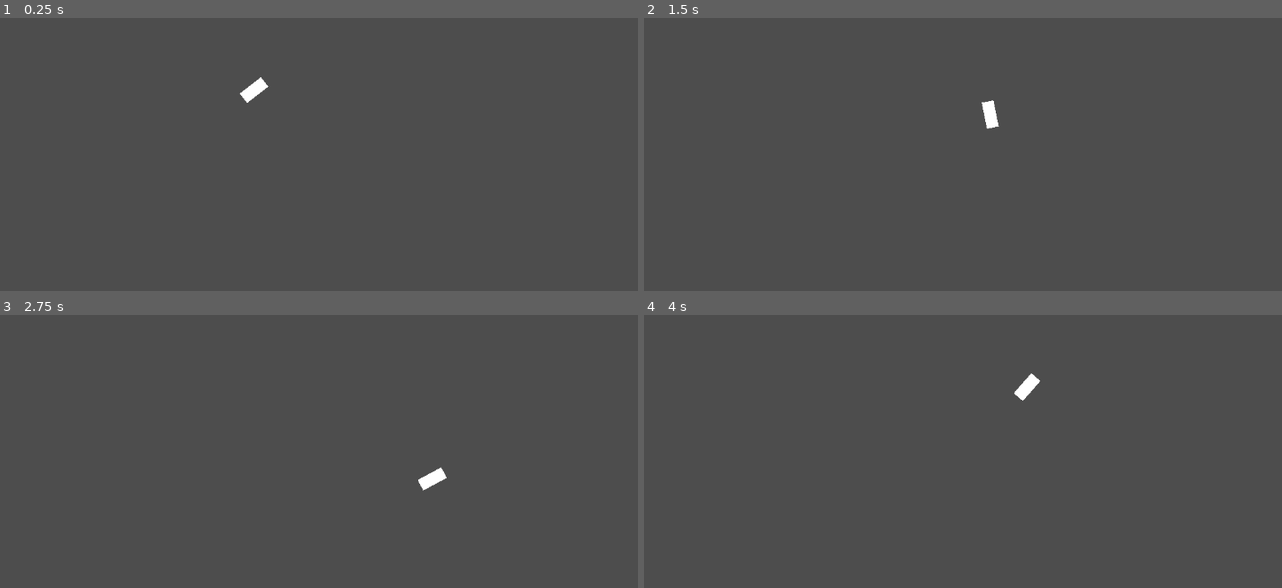
Above: before the commit, frames 1-4 (two rows, left to right).
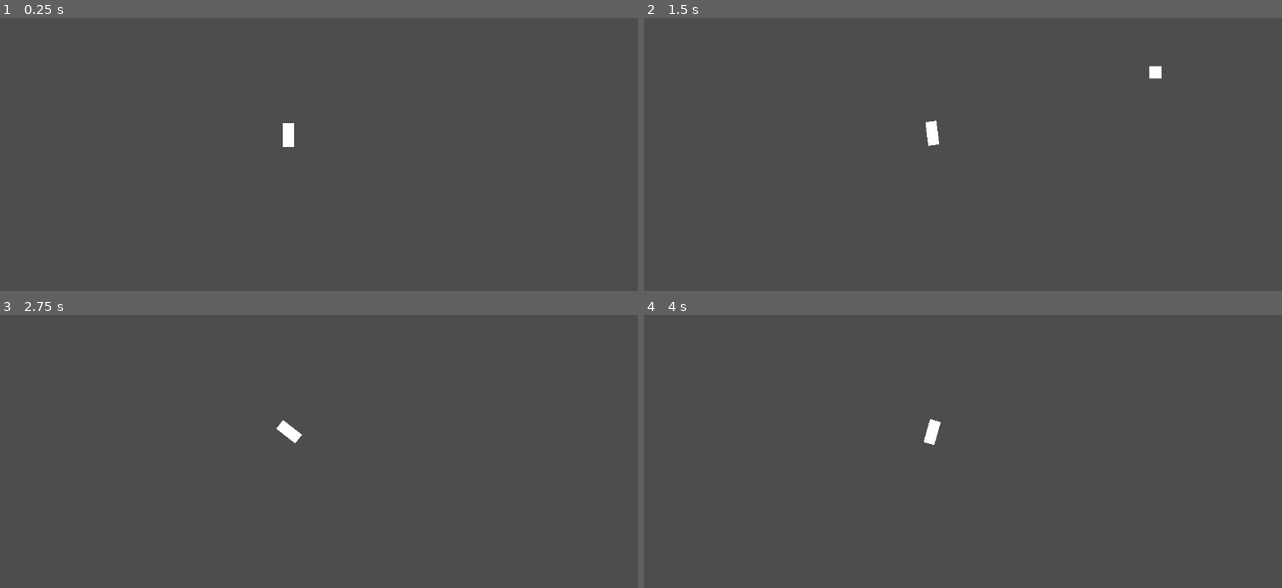
Above: after the commit, the same moments.

Repository: Jeremy-1011/Error-v2
Game: Godot game, scene res://scenes/level.tscn
The game is run twice, just before and just after one commit, with the same random seed, the same clock (stepped at 60 frames per second) and the same inputs.
Inputs (mouse positions are in pixels of both pictures, inside the frame that each line leads up to):
- Up to frame 1 (0.25 s): no input
- Up to frame 2 (1.5 s): tap Enter at 0.5 s; move the mouse to (1090, 113) at 0.52 s; hold D (move_right) 0.53-1.28 s; click (1090, 113) at 0.67 s; move the mouse to (790, 154) at 1.27 s; hold S (move_down) from 1.28 s (still down)
- Up to frame 3 (2.75 s): move the mouse to (357, 345) at 2.02 s; release S (move_down) at 2.03 s; hold D (move_right) from 2.03 s (still down)
- Up to frame 4 (4 s): move the mouse to (899, 511) at 2.77 s; release D (move_right) at 2.78 s; hold W (move_up) 2.78-3.53 s; click (899, 511) at 2.92 s; move the mouse to (1148, 489) at 3.52 s; hold A (move_left) from 3.53 s (still down)

The runs differ from the first frame. In frame 1, 0.4% of the frame differs, in the area x 37-47%, y 21-48%; in frame 2, 0.4%, in the area x 44-82%, y 17-47%; in frame 3, 0.4%; in frame 4, 0.4%.

Commit message:
Add Kenney desert shooter asset pack
Add Kenney Desert Shooter Pack v1.0 assets under error-v-2/Assets. Includes PNG art (enemies, interface tiles, tilemaps, packed textures, tilesheet), Unity .import metadata files, and the License.txt. These assets populate the project's tile and sprite resources for levels and UI.

Diff:
--- a/error-v-2/scenes/level.tscn
+++ b/error-v-2/scenes/level.tscn
@@ -1,9 +1,13 @@
 [gd_scene format=3 uid="uid://cse5smdctctxq"]
 
 [ext_resource type="PackedScene" uid="uid://b6jph5liskxup" path="res://scenes/player.tscn" id="1_2q6dc"]
+[ext_resource type="PackedScene" uid="uid://dsdmd3ufp8bq0" path="res://scenes/bullet.tscn" id="2_w7c3h"]
 
 [node name="Level" type="Node2D" unique_id=653769797]
 
 [node name="Player" parent="." unique_id=598167287 instance=ExtResource("1_2q6dc")]
 position = Vector2(520, 252)
 scale = Vector2(3, 3)
+bullet_scene = ExtResource("2_w7c3h")
+
+[node name="Camera2D" type="Camera2D" parent="Player" unique_id=691949515]
--- a/error-v-2/scenes/player.tscn
+++ b/error-v-2/scenes/player.tscn
@@ -2,19 +2,19 @@
 
 [ext_resource type="Script" uid="uid://bv8jr4qa5hcoc" path="res://scripts/player.gd" id="1_3vyb7"]
 
-[sub_resource type="CanvasTexture" id="CanvasTexture_u8vuu"]
-
 [sub_resource type="RectangleShape2D" id="RectangleShape2D_3vyb7"]
 size = Vector2(7, 15.277779)
+
+[sub_resource type="CanvasTexture" id="CanvasTexture_3vyb7"]
 
 [node name="Player" type="CharacterBody2D" unique_id=598167287]
 script = ExtResource("1_3vyb7")
 
-[node name="Sprite2D" type="Sprite2D" parent="." unique_id=1054023008]
-scale = Vector2(6.5, 14.5)
-texture = SubResource("CanvasTexture_u8vuu")
-
 [node name="CollisionShape2D" type="CollisionShape2D" parent="." unique_id=1859777647]
-position = Vector2(0, 0.12500016)
 scale = Vector2(0.9, 0.9)
 shape = SubResource("RectangleShape2D_3vyb7")
+
+[node name="Sprite2D" type="Sprite2D" parent="." unique_id=919314352]
+position = Vector2(-2.3841858e-07, 0.5000003)
+scale = Vector2(6.0000005, 12.999999)
+texture = SubResource("CanvasTexture_3vyb7")
--- a/error-v-2/scripts/bullet.gd
+++ b/error-v-2/scripts/bullet.gd
@@ -4,14 +4,9 @@
 
 var direction = Vector2.ZERO
 
-func _ready():
-	body_entered.connect(_on_body_entered)
 
 func _physics_process(delta):
 	position += direction * SPEED * delta
 
-func _on_body_entered(body):
-	queue_free()
-
 func _on_visible_on_screen_notifier_2d_screen_exited():
 	queue_free()
Not shown, added: error-v-2/Assets/kenney_desert-shooter-pack_1.0 (1)/License.txt
Binary file added: error-v-2/Assets/kenney_desert-shooter-pack_1.0 (1)/PNG/Enemies/Tilemap/tilemap.png
Not shown, added: error-v-2/Assets/kenney_desert-shooter-pack_1.0 (1)/PNG/Enemies/Tilemap/tilemap.png.import
Binary file added: error-v-2/Assets/kenney_desert-shooter-pack_1.0 (1)/PNG/Enemies/Tilemap/tilemap_packed.png
Not shown, added: error-v-2/Assets/kenney_desert-shooter-pack_1.0 (1)/PNG/Enemies/Tilemap/tilemap_packed.png.import
Binary file added: error-v-2/Assets/kenney_desert-shooter-pack_1.0 (1)/PNG/Enemies/Tiles/tile_0000.png
Not shown, added: error-v-2/Assets/kenney_desert-shooter-pack_1.0 (1)/PNG/Enemies/Tiles/tile_0000.png.import
Binary file added: error-v-2/Assets/kenney_desert-shooter-pack_1.0 (1)/PNG/Enemies/Tiles/tile_0001.png
Not shown, added: error-v-2/Assets/kenney_desert-shooter-pack_1.0 (1)/PNG/Enemies/Tiles/tile_0001.png.import
Binary file added: error-v-2/Assets/kenney_desert-shooter-pack_1.0 (1)/PNG/Enemies/Tiles/tile_0002.png
Not shown, added: error-v-2/Assets/kenney_desert-shooter-pack_1.0 (1)/PNG/Enemies/Tiles/tile_0002.png.import
Binary file added: error-v-2/Assets/kenney_desert-shooter-pack_1.0 (1)/PNG/Enemies/Tiles/tile_0003.png
(and 1110 more such lines)
